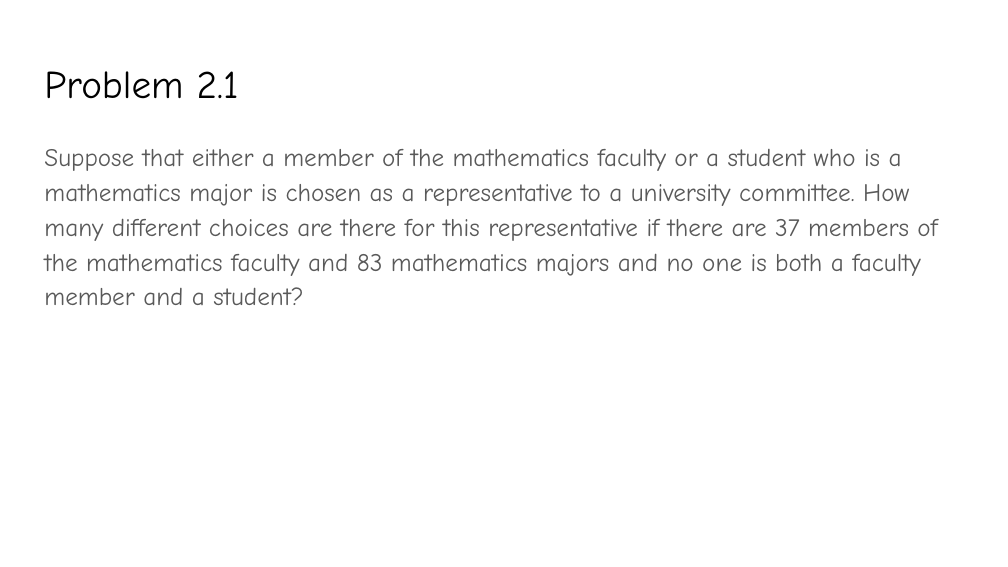
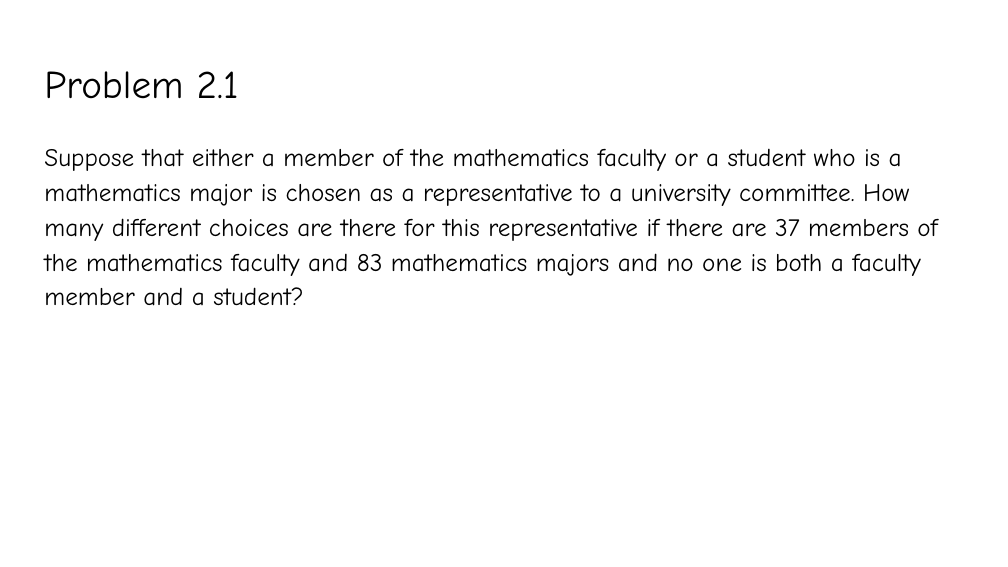
Before and after one commit to YeasirRayhanPrince/yeasirrayhanprince.github.io, a slide deck: slide 11 of cse106/slides/Lecture7.pptx. Drawn at 1008x567 pixels with LibreOffice and Linux fonts; fonts in the diff are those of the drawing. Boxes give left, top, right and bottom in pixels: in the first picture for what was removed or moved away, otherwise in the second. Text is boxed around its words. In the diff, an @@ line names an element or a change of style, - is before the commit and + after.

```diff
--- a/cse106/slides/Lecture7.pptx
+++ b/cse106/slides/Lecture7.pptx
@@ text "Suppose that either a member ..." at <box>44,148,937,306</box>: text colour #595959 to #000000 @@
```
Also in this commit, not shown: 16 other slides changed, 3 slides added, 1 other file.
